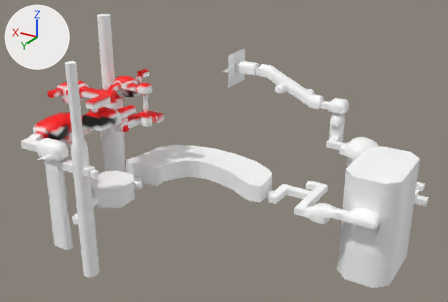
A saved change to the glTF model Models/level-7.glb.
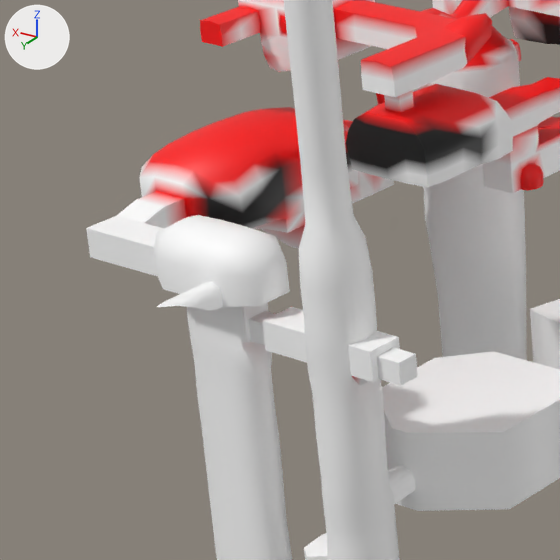
Old and new are each drawn whole from a 50 mm camera at (-229.9, 283.7, 115.0) aimed at (-54.1, -9.3, -31.5) and again close up on the part from 0% to 30% of the width and 29% to 73% of the height. The axes (+X, +Y, +Z) are drawn at upper left. The lights are the same throughout. The last two pictures show the newer version. Vertices at exactly the same position are counted once.

The first close-up shows 'level-7'.
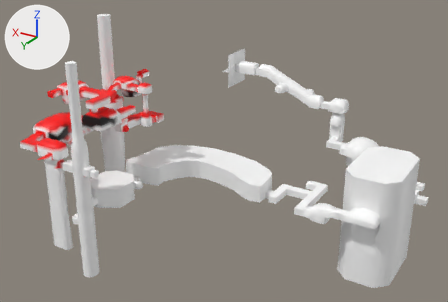
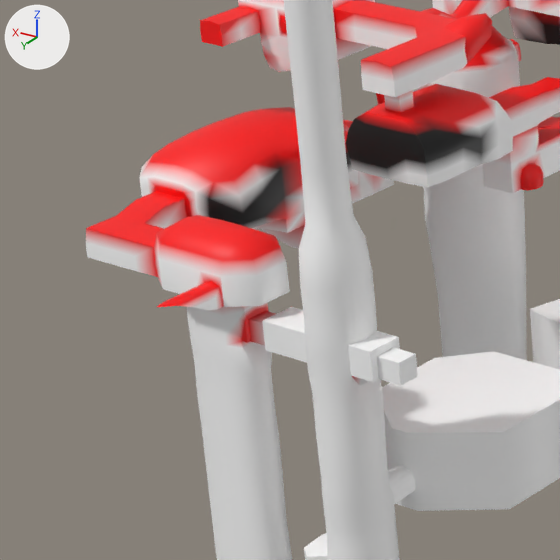
Commit message: working on level 7

Location of each change, [x1, y1, x2, y2] in pixels of the close-ups (560 x 560 px):
part 1 of me_level_7, built on: [86, 162, 268, 341] in both
part 2 of me_level_7, recoloured (white to red): [87, 191, 286, 348] in both

What the commit changed:
me_level_7 is used by ob_level_7; location (0.0, 0.0, 0.0).
me_level_7 had 3606 vertices, 7193 faces and spanned x -160.0..28.0, y -129.0..88.0, z -93.0..47.0.
me_level_7 now has 3649 vertices, 7279 faces and spans x -160.0..28.0, y -129.0..88.0, z -93.0..47.0.
Part 1, on me_level_7:
88 faces are deleted.
2 vertices move within x 16.0..22.0, y 64.0, z -15.0.
43 vertices are added at x -4.0..23.0, y 42.0..76.0, z -21.0..-9.0.
174 new faces join them.
me_level_7 part 2: 171 kept faces spanning x -8.0..22.0, y 60.0..88.0, z -22.0..-7.0 get new vertex colours.
